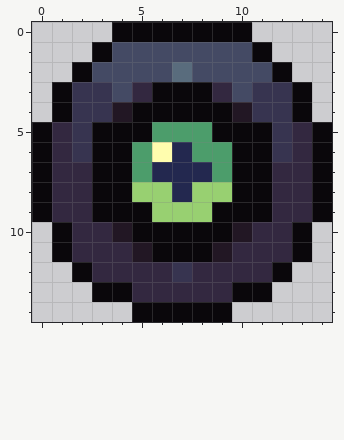
A pixel-art sprite gets an edit: NPCs/Bosses/INest/IrradiatedCreeper.png. The picture above is the old version.
The file is 30x30 pixels, drawn in blocks of 2x2; one block is one cell here. Colours within 5 levels of each other are drawn and written as one.
New version:
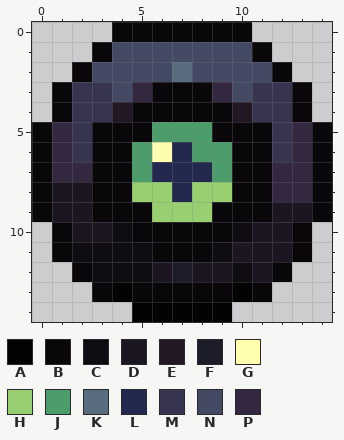
Palette (. is transparent): A #040304  B #0a070b  C #0f0c12  D #1b1622  E #221724  F #1d1c2b  G #fffdae  H #98d071  J #4c9d6b  K #596c7d  L #23284f  M #373450  N #444a64  P #332840
The exact change:
{"y":8,"x":1,"old":"PP","new":"DD"}
{"y":9,"x":1,"old":"PP","new":"DD"}
{"y":9,"x":12,"old":"PP","new":"DD"}
{"y":10,"x":2,"old":"PPE","new":"DDC"}
{"y":10,"x":10,"old":"EPP","new":"CDD"}
{"y":11,"x":2,"old":"PPPE","new":"CCCC"}
{"y":11,"x":9,"old":"EPPP","new":"CDDD"}
{"y":12,"x":3,"old":"PPPPMPPPP","new":"CCCDFDDCD"}
{"y":13,"x":4,"old":"BPPPPPB","new":"ABBBBBA"}
{"y":14,"x":5,"old":"BBBBB","new":"AAAAA"}
